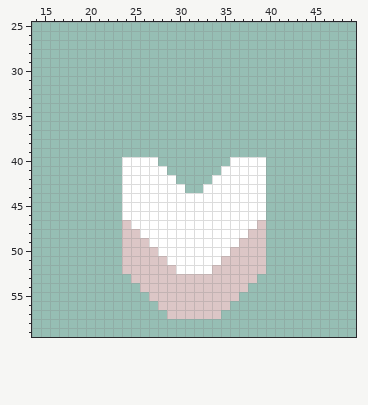
Two states of a pixel-art sprite, sprites/units/mech unit/u0-c1-cell.png. The first picture shows the starting point.
The file is 64x64 pixels. Shown: x 14..49, y 25..59.
Once edited:
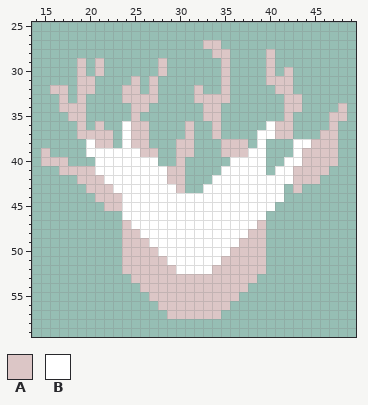
Palette (. is transparent): A #dcc6c6  B #ffffff
Changes in this commit:
@@ x 14..49 @@
 26 ....................................
-27 ....................................
-28 ....................................
-29 ....................................
-30 ....................................
-31 ....................................
-32 ....................................
-33 ....................................
-34 ....................................
-35 ....................................
-36 ....................................
-37 ....................................
-38 ....................................
-39 ....................................
-40 ..........BBBB........BBBB..........
-41 ..........BBBBB......BBBBB..........
-42 ..........BBBBBB....BBBBBB..........
-43 ..........BBBBBBB..BBBBBBB..........
-44 ..........BBBBBBBBBBBBBBBB..........
-45 ..........BBBBBBBBBBBBBBBB..........
+27 ...................AA...............
+28 ....................AA....A.........
+29 .....A.A......A......A....A.........
+30 .....A.A......A......A....A.A.......
+31 .....AA....A.A.......A....AAA.......
+32 ..AA.AA...AA.A....A..A.....AA.......
+33 ...A.A....AAAA....AAAA......AA......
+34 ...AAA.....AA......AA.......AA....A.
+35 ....AA.....A.......AA.......A....AA.
+36 .....A.A..BAA....A..A.....BAA....A..
+37 .....AAAA.BAA....A..A....BBAA...AA..
+38 ......BAA.BAA...AA...AAA.B...BBAAA..
+39 .A....BBBBBBAA..AA...AAABB...BAAAA..
+40 .AAA...BBBBBBB..A.....BBBB..BBAAAA..
+41 ...AAAABBBBBBBBAA....BBBBB.BBAAAA...
+42 .....AAABBBBBBBAA...BBBBBBBBBAAA....
+43 ......AAABBBBBBBA..BBBBBBBBB.A......
+44 .......AAABBBBBBBBBBBBBBBBBB........
+45 ........AABBBBBBBBBBBBBBBBB.........
 46 ..........BBBBBBBBBBBBBBBB..........
